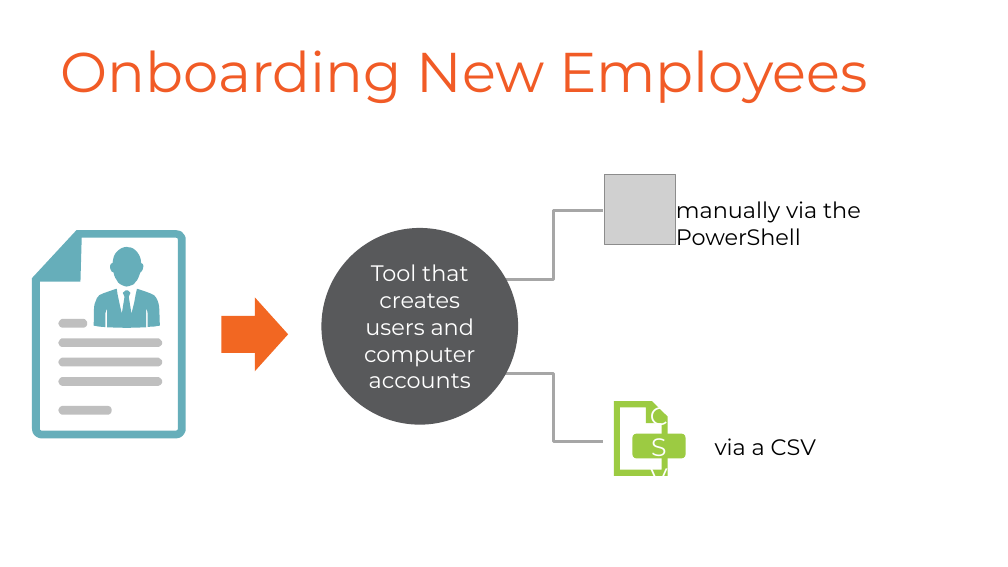
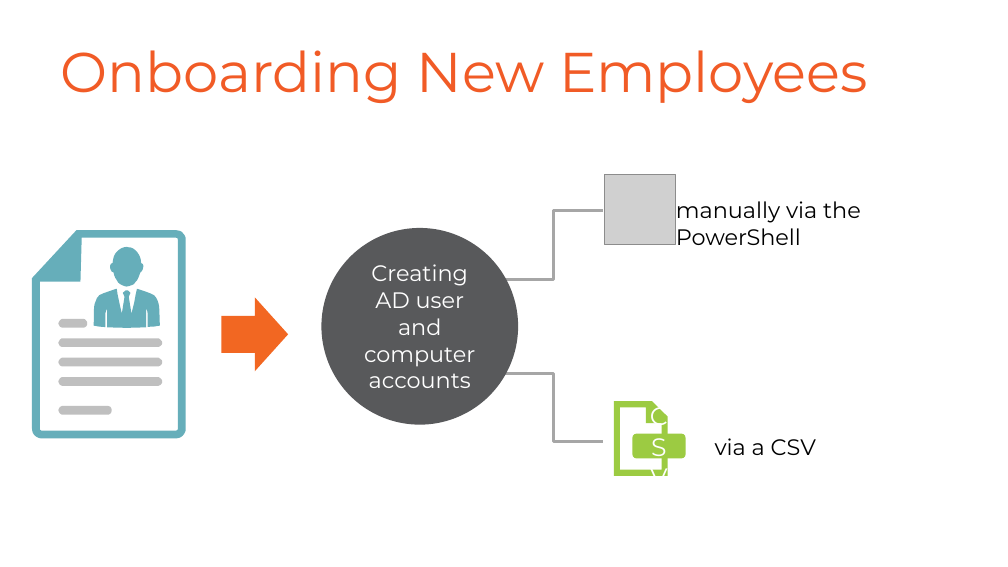
Before and after one commit to adbertram/Session-Content, a slide deck: slide 13 of Live Talks/TechMentor 2016/Building Real PowerShell Tools for Real Ops Tasks/slides.pptx. Drawn at 1008x567 pixels with LibreOffice and Linux fonts; fonts in the diff are those of the drawing; grey boxes stand for pictures; background and template pictures are left out. Boxes give left, top, right and bottom in pixels: in the first picture for what was removed or moved away, otherwise in the second. Text is boxed around its words. In the diff, an @@ line names an element or a change of style, - is before the commit and + after.

Commit message:
slide updates

```diff
--- a/Live Talks/TechMentor 2016/Building Real PowerShell Tools for Real Ops Tasks/slides.pptx
+++ b/Live Talks/TechMentor 2016/Building Real PowerShell Tools for Real Ops Tasks/slides.pptx
@@ text in ellipse at box(364, 264, 475, 388): text changed @@
-Tool that creates users and computer accounts
+Creating AD user and computer accounts
```
Also in this commit, not shown: 1 other slide changed, 3 other files.
